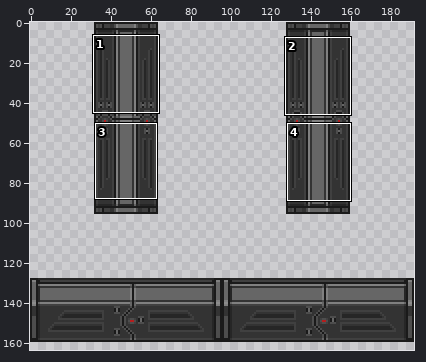
Sprite sheet -- Resources/Textures/_RMC14/Structures/Doors/Airlocks/Triple/ocp_large_dark.rsi/door_locked.png. Above, an overview of the earlier version with the close-up marked.
Close-up. Before the edit:
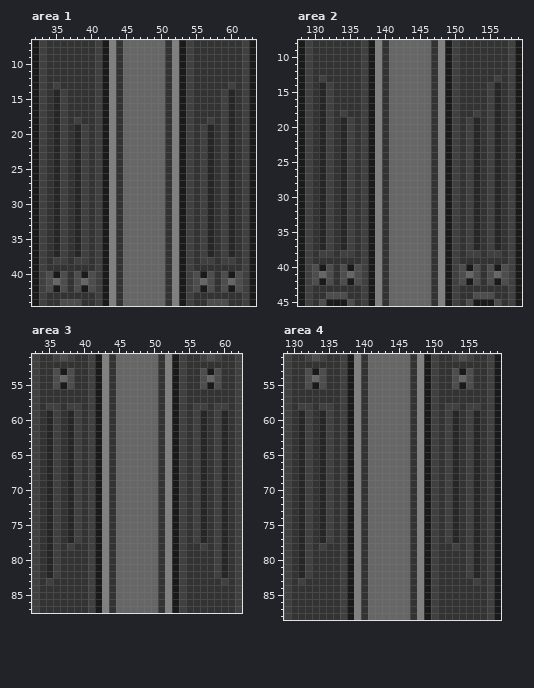
The file is 192x192 pixels. Shown: area 1: x 32..63, y 7..44; area 2: x 128..159, y 8..45; area 3: x 33..62, y 51..87; area 4: x 129..159, y 51..88. The wide view leaves out empty margins. The commit also changed other parts of the picture, which this record leaves out.
After the commit:
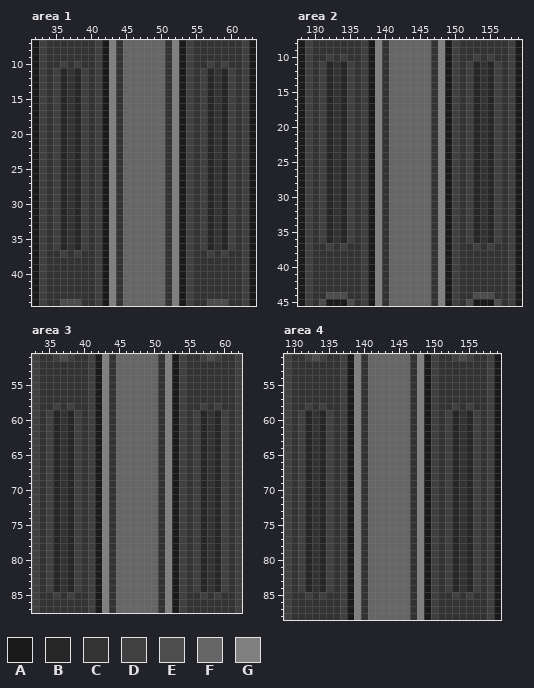
Palette (. is transparent): A #1a1a1a  B #262626  C #333333  D #404040  E #4d4d4d  F #666666  G #808080
Changes in this commit:
Area 1:
y 10: x 36 C -> D; x 38 C -> D; x 57 C -> D; x 59 C -> D
y 11..12: x 35..36 CC -> DB; x 38..39 CC -> BD; x 56..57 CC -> DB; x 59..60 CC -> BD
y 13: x 36 C -> B; x 38..39 CC -> BD; x 56..57 CC -> DB; x 59 C -> B
y 14..17: x 35..36 BD -> DB; x 38..39 CC -> BD; x 56..57 CC -> DB; x 59..60 DB -> BD
y 18: x 35..36 BD -> DB; x 38..39 DC -> BD; x 56..57 CD -> DB; x 59..60 DB -> BD
y 19..36: x 35..36 BD -> DB; x 59..60 DB -> BD
y 37: x 35 B -> C; x 38..39 BD -> DC; x 56..57 DB -> CD; x 60 B -> C
y 38: x 35..36 DD -> CC; x 38..39 DD -> CC; x 56..57 DD -> CC; x 59..60 DD -> CC
y 40: x 34..36 EAE -> CCC; x 38..40 EAE -> CCC; x 55..57 EAE -> CCC; x 59..61 EAE -> CCC
y 41: x 34..36 EFE -> CCC; x 38..40 EFE -> CCC; x 55..57 EFE -> CCC; x 59..61 EFE -> CCC
y 42: x 34..36 EAE -> CCC; x 38..40 EAE -> CCC; x 55..57 EAE -> CCC; x 59..61 EAE -> CCC
Area 2:
y 10: x 132 C -> D; x 134 C -> D; x 153 C -> D; x 155 C -> D
y 11..12: x 131..132 CC -> DB; x 134..135 CC -> BD; x 152..153 CC -> DB; x 155..156 CC -> BD
y 13: x 132 C -> B; x 134..135 CC -> BD; x 152..153 CC -> DB; x 155 C -> B
y 14..17: x 131..132 BD -> DB; x 134..135 CC -> BD; x 152..153 CC -> DB; x 155..156 DB -> BD
y 18: x 131..132 BD -> DB; x 134..135 DC -> BD; x 152..153 CD -> DB; x 155..156 DB -> BD
y 19..36: x 131..132 BD -> DB; x 155..156 DB -> BD
y 37: x 131 B -> C; x 134..135 BD -> DC; x 152..153 DB -> CD; x 156 B -> C
y 38: x 131..132 DD -> CC; x 134..135 DD -> CC; x 152..153 DD -> CC; x 155..156 DD -> CC
y 40: x 130..132 EAE -> CCC; x 134..136 EAE -> CCC; x 151..153 EAE -> CCC; x 155..157 EAE -> CCC
y 41: x 130..132 EFE -> CCC; x 134..136 EFE -> CCC; x 151..153 EFE -> CCC; x 155..157 EFE -> CCC
y 42: x 130..132 EAE -> CCC; x 134..136 EAE -> CCC; x 151..153 EAE -> CCC; x 155..157 EAE -> CCC
Area 3:
y 53: x 36..38 EAE -> CCC; x 57..59 EAE -> CCC
y 54: x 36..38 EFE -> CCC; x 57..59 EFE -> CCC
y 55: x 36..38 EAE -> CCC; x 57..59 EAE -> CCC
y 58: x 35 D -> C; x 39 D -> C; x 56 D -> C; x 60 D -> C
y 59..77: x 35..36 BD -> DB; x 59..60 DB -> BD
y 78: x 35..36 BD -> DB; x 38..39 DC -> BD; x 56..57 CD -> DB; x 59..60 DB -> BD
y 79..82: x 35..36 BD -> DB; x 38..39 CC -> BD; x 56..57 CC -> DB; x 59..60 DB -> BD
y 83: x 36 C -> B; x 38..39 CC -> BD; x 56..57 CC -> DB; x 59 C -> B
y 84: x 35..36 CC -> DB; x 38..39 CC -> BD; x 56..57 CC -> DB; x 59..60 CC -> BD
y 85: x 36 C -> D; x 38 C -> D; x 57 C -> D; x 59 C -> D
Area 4:
y 53: x 132..134 EAE -> CCC; x 153..155 EAE -> CCC
y 54: x 132..134 EFE -> CCC; x 153..155 EFE -> CCC
y 55: x 132..134 EAE -> CCC; x 153..155 EAE -> CCC
y 58: x 131 D -> C; x 135 D -> C; x 152 D -> C; x 156 D -> C
y 59..77: x 131..132 BD -> DB; x 155..156 DB -> BD
y 78: x 131..132 BD -> DB; x 134..135 DC -> BD; x 152..153 CD -> DB; x 155..156 DB -> BD
y 79..82: x 131..132 BD -> DB; x 134..135 CC -> BD; x 152..153 CC -> DB; x 155..156 DB -> BD
y 83: x 132 C -> B; x 134..135 CC -> BD; x 152..153 CC -> DB; x 155 C -> B
y 84: x 131..132 CC -> DB; x 134..135 CC -> BD; x 152..153 CC -> DB; x 155..156 CC -> BD
y 85: x 132 C -> D; x 134 C -> D; x 153 C -> D; x 155 C -> D
